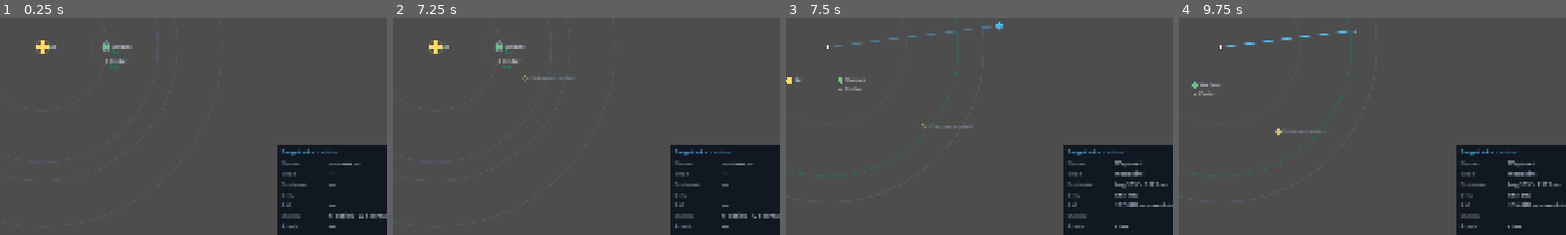
Above: before the commit, frames 1-4 (left to right).
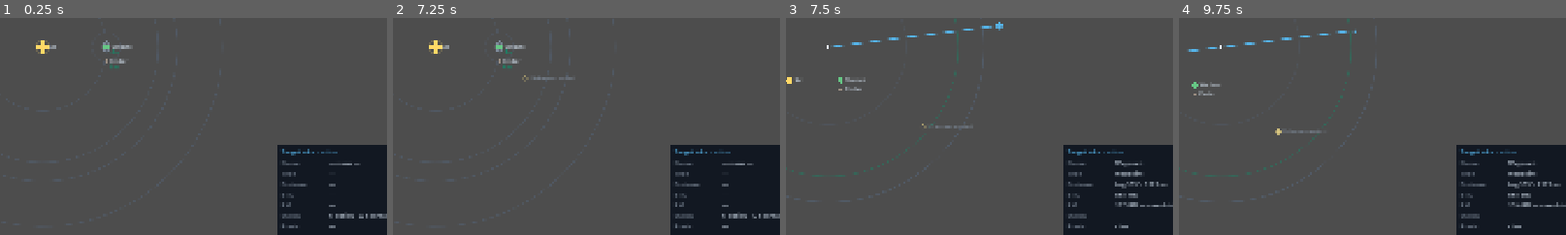
Above: after the commit, the same moments.

Repository: AndrewDrinkwater/farhorizon
Game: Godot game, scene res://src/ui/shell/main.tscn
Same seed, same stepped clock (60 frames per second), same inputs: the game is played once before the commit and once after it.
Inputs (mouse positions are % of the whole screen's width and height, from its top left):
- Up to frame 1 (0.25 s): no input
- Up to frame 2 (7.25 s): click "❚❚" at 0.5 s; click "1×" at 1.25 s; click "2×" at 2 s; click "4×" at 2.75 s; click "Economy" at 3.5 s; click "Standard" at 4.25 s; click "Hard" at 5 s; click "Schematic" at 5.75 s; click "True scale" at 6.5 s
- Up to frame 3 (7.5 s): tap Enter at 7.25 s; move the mouse to (72, 45) at 7.27 s; hold ] (sim_speed_up) from 7.28 s (still down); hold T (toggle_tactical) from 7.28 s (still down); click (72, 45) at 7.42 s
- Up to frame 4 (9.75 s): release ] (sim_speed_up) at 8 s; release T (toggle_tactical) at 8 s; click "Lay In Course" at 8 s; click "Engage" at 8.75 s; click "Belay" at 9.5 s
The pictures show only the part of the screen within x 44-94%, y 43-93%; the shares and areas given below are measured in that part.

Frames 1-2 are identical in both runs. In frame 3, 0.2% of the frame differs, in the area x 12-54%, y 3-14%; in frame 4, less than 0.1%.

Commit message:
Course plotting: paint the course red through a no-go (ADR 0028, B)
Both views now render the plotted course coloured by Zones.route_block — red
through a no-go, amber through a hazard, accent when clear. The editable compose
plot draws when idle (with fatter, grabbable waypoint handles); the engaged
current_order flight path draws when under way. Replaces the dim compose preview.
166 green; boots clean.

Co-Authored-By: Claude Opus 4.8 (1M context) <noreply@anthropic.com>

Diff:
--- a/src/world/orrery_view.gd
+++ b/src/world/orrery_view.gd
@@ -25,6 +25,9 @@
 const SHIP_TINT := Color(0.9, 0.95, 1.0)
 const TIME_COLOR := Palette.STATUS_NOMINAL  # travel-time annotations (ADR 0019); paired with text
 const SATELLITE_COLOR := Palette.TEXT_DIM  # "has moons" halo + pips (ADR 0022)
+const COURSE_NOGO_COLOR := Palette.STATUS_ALERT    # course crosses a no-go (ADR 0028)
+const COURSE_HAZARD_COLOR := Palette.STATUS_CAUTION  # course crosses a hazard
+const WAYPOINT_HANDLE_PX := 5.0  # grabbable waypoint handle radius
 const SATELLITE_PIP_CAP := 4              # max moon pips drawn around the halo
 const PIP_TICKS := 30   # one course-line pip per this many in-game minutes (tuning)
 const PIP_PX := 5.0     # half-length of a pip tick, px
@@ -186,8 +189,10 @@
 	var proj := _project_bodies()
 	_draw_zones()  # beneath bodies/contacts (ADR 0026); warped through the projection
 	_draw_rings(proj)
-	_draw_preview_route()
-	_draw_course()
+	if _under_way():
+		_draw_course()           # the engaged flight path (current_order)
+	else:
+		_draw_plotted_course()   # the editable plot (compose route), coloured by obstruction
 	for body: BodyData in _system.bodies:
 		_draw_body(body, proj[body.id])
 	_draw_contacts()
@@ -337,14 +342,47 @@
 	# adaptively-subdivided curve (the log projection bends a straight real path —
 	# sharpest near the star — and uniform sampling would kink it).
 	var route := _course_route(order)
-	_draw_route_legs(route, Palette.ACCENT)
+	var color := _route_color(route)
+	_draw_route_legs(route, color)
 	for i in range(route.size() - 1):
 		_draw_course_time(route[i], route[i + 1])  # time pips per leg
 	for i in range(1, route.size() - 1):
-		draw_circle(_project_course_point(route[i]), 3.0, Palette.ACCENT)  # waypoint dots
+		draw_circle(_project_course_point(route[i]), 3.0, color)  # waypoint dots
 	var target: BodyData = _by_id.get(String(order.get("target_id", "")), null)
 	var ring: float = (_marker_px(target.kind) + 5.0) if target != null else 8.0
-	draw_arc(_project_course_point(route[route.size() - 1]), ring, 0.0, TAU, 24, Palette.ACCENT, 1.0, true)
+	draw_arc(_project_course_point(route[route.size() - 1]), ring, 0.0, TAU, 24, color, 1.0, true)
+
+
+## The editable plotted course (compose route), coloured by obstruction (ADR 0028):
+## red through a no-go, amber through a hazard, accent when clear. Waypoint handles
+## are drawn fatter so they can be grabbed and dragged.
+func _draw_plotted_course() -> void:
+	if _preview_route.size() < 2:
+		return
+	var color := _route_color(_preview_route)
+	_draw_route_legs(_preview_route, color)
+	for i in range(_preview_route.size() - 1):
+		_draw_course_time(_preview_route[i], _preview_route[i + 1])
+	for i in range(1, _preview_route.size() - 1):
+		draw_circle(_project_course_point(_preview_route[i]), WAYPOINT_HANDLE_PX, color)
+	draw_arc(_project_course_point(_preview_route[_preview_route.size() - 1]), 8.0, 0.0, TAU, 24, color, 1.0, true)
+
+
+## Course colour from the worst obstruction along the route (ADR 0028).
+func _route_color(route: PackedVector2Array) -> Color:
+	if _system == null:
+		return Palette.ACCENT
+	match Zones.route_block(_system, route):
+		Zones.Block.NOGO:
+			return COURSE_NOGO_COLOR
+		Zones.Block.HAZARD:
+			return COURSE_HAZARD_COLOR
+		_:
+			return Palette.ACCENT
+
+
+func _under_way() -> bool:
+	return bool(GameState.ship.current_order.get("engaged", false))
 
 
 ## The laid-in route as real points: ship → waypoints → destination.
@@ -362,18 +400,6 @@
 		var pts := PackedVector2Array([_project_course_point(route[i])])
 		_subdivide_course(route[i], route[i + 1], 0.0, 1.0, 0, pts)
 		draw_polyline(pts, color, 1.5, true)
-
-
-## Compose-time route preview (ADR 0027): drawn dim while plotting, before a course
-## is laid in (the engaged course then draws over the same points via _draw_course).
-func _draw_preview_route() -> void:
-	if _preview_route.size() < 2:
-		return
-	if String(GameState.ship.current_order.get("type", "")) == "course":
-		return
-	_draw_route_legs(_preview_route, Color(Palette.ACCENT.r, Palette.ACCENT.g, Palette.ACCENT.b, 0.4))
-	for i in range(1, _preview_route.size() - 1):
-		draw_circle(_project_course_point(_preview_route[i]), 3.0, Color(Palette.ACCENT.r, Palette.ACCENT.g, Palette.ACCENT.b, 0.5))
 
 
 ## True while the captain is composing or flying a course (a target/point selected,
--- a/src/world/tactical_view.gd
+++ b/src/world/tactical_view.gd
@@ -18,6 +18,9 @@
 const SCOPE_MARGIN := 1.18 # show a little beyond sensor range
 const RING_COLOR := Color(0.35, 0.45, 0.58, 0.35)
 const SHIP_TINT := Color(0.9, 0.95, 1.0)
+const COURSE_NOGO_COLOR := Palette.STATUS_ALERT     # course crosses a no-go (ADR 0028)
+const COURSE_HAZARD_COLOR := Palette.STATUS_CAUTION  # course crosses a hazard
+const WAYPOINT_HANDLE_PX := 5.0  # grabbable waypoint handle radius
 const TIME_COLOR := Palette.STATUS_NOMINAL  # isochrone rings (ADR 0019); paired with a label
 const ISOCHRONE_RING_COLOR := Color(Palette.STATUS_NOMINAL, 0.30)
 ## Durations (in-game minutes) drawn as isochrone rings for the selected burn.
@@ -102,8 +105,10 @@
 
 	_draw_zones()  # beneath bodies/contacts (ADR 0026); true shapes at this scale
 	_draw_isochrones()
-	_draw_preview_route()
-	_draw_course()
+	if _under_way():
+		_draw_course()
+	else:
+		_draw_plotted_course()
 	for body: BodyData in _system.bodies:
 		_draw_body(body, _to_screen(body.position))
 	for contact: ContactData in _system.contacts:
@@ -223,13 +228,43 @@
 		return
 	# True scale → straight legs through the route's waypoints to the destination
 	# (ADR 0020/0027). Ship maps to the scope centre.
-	var route := _course_route(order)
+	_draw_route(_course_route(order), 3.0)
+
+
+## The editable plotted course (compose route), coloured by obstruction (ADR 0028);
+## waypoint handles drawn fatter so they can be grabbed.
+func _draw_plotted_course() -> void:
+	if _preview_route.size() >= 2:
+		_draw_route(_preview_route, WAYPOINT_HANDLE_PX)
+
+
+## Draw a true-scale route (straight legs) coloured by its worst obstruction.
+func _draw_route(route: PackedVector2Array, handle_px: float) -> void:
+	if route.size() < 2:
+		return
+	var color := _route_color(route)
 	var screen := PackedVector2Array()
 	for p: Vector2 in route:
 		screen.append(_to_screen(p))
-	draw_polyline(screen, Palette.ACCENT, 1.5, true)
+	draw_polyline(screen, color, 1.5, true)
 	for i in range(1, route.size() - 1):
-		draw_circle(_to_screen(route[i]), 3.0, Palette.ACCENT)  # waypoint dots
+		draw_circle(_to_screen(route[i]), handle_px, color)
+
+
+func _route_color(route: PackedVector2Array) -> Color:
+	if _system == null:
+		return Palette.ACCENT
+	match Zones.route_block(_system, route):
+		Zones.Block.NOGO:
+			return COURSE_NOGO_COLOR
+		Zones.Block.HAZARD:
+			return COURSE_HAZARD_COLOR
+		_:
+			return Palette.ACCENT
+
+
+func _under_way() -> bool:
+	return bool(GameState.ship.current_order.get("engaged", false))
 
 
 ## The laid-in route as real points: ship → waypoints → destination.
@@ -241,21 +276,6 @@
 		route.append(wp)
 	route.append(dest)
 	return route
-
-
-## Compose-time route preview (ADR 0027), drawn dim until a course is laid in.
-func _draw_preview_route() -> void:
-	if _preview_route.size() < 2:
-		return
-	if String(GameState.ship.current_order.get("type", "")) == "course":
-		return
-	var dim := Color(Palette.ACCENT.r, Palette.ACCENT.g, Palette.ACCENT.b, 0.4)
-	var screen := PackedVector2Array()
-	for p: Vector2 in _preview_route:
-		screen.append(_to_screen(p))
-	draw_polyline(screen, dim, 1.5, true)
-	for i in range(1, _preview_route.size() - 1):
-		draw_circle(_to_screen(_preview_route[i]), 3.0, dim)
 
 
 func _draw_ship() -> void:
